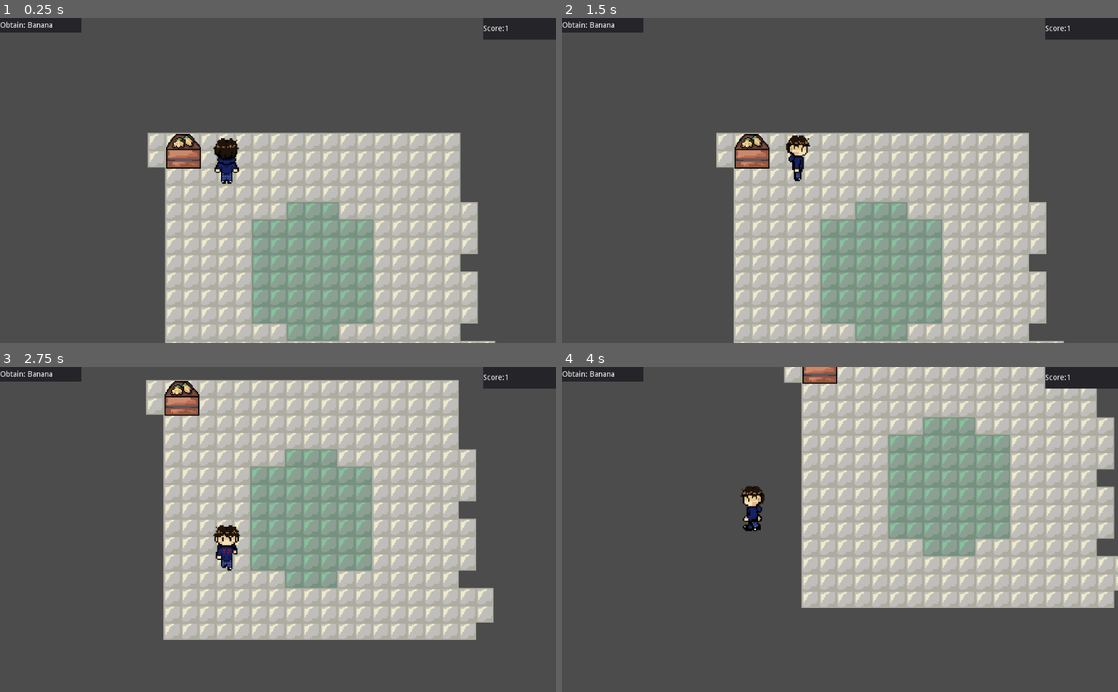
Above: before the commit, frames 1-4 (two rows, left to right).
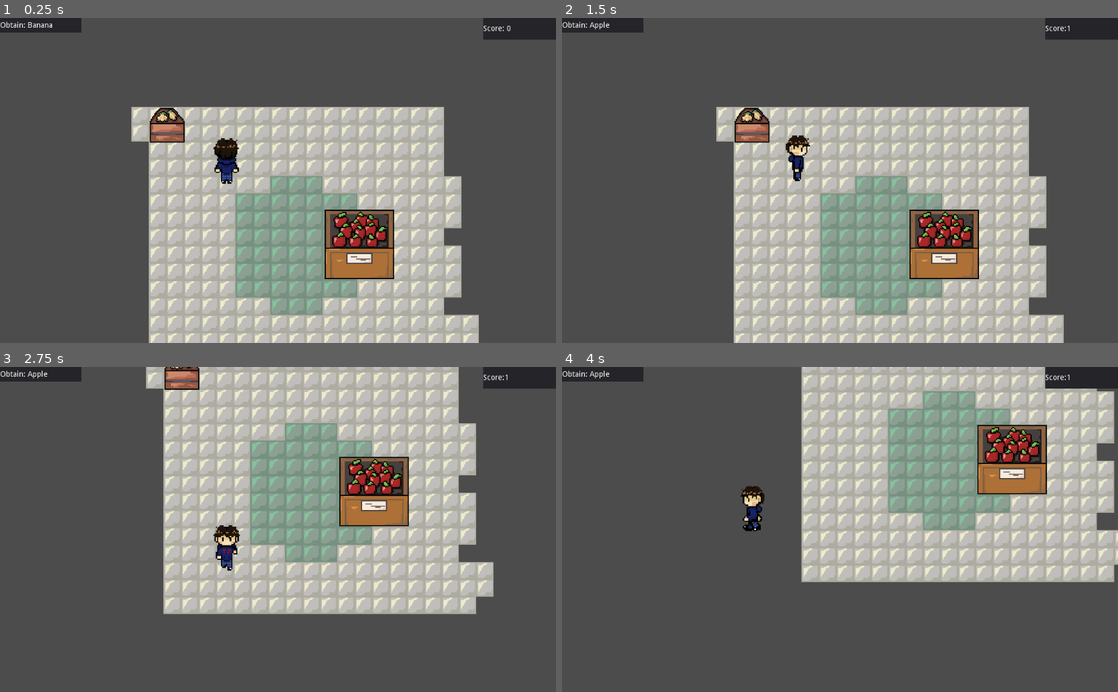
Above: after the commit, the same moments.

Repository: ygda-org/summer23
Game: Godot game, scene res://Areas/Tutorial.tscn
The game is run twice, just before and just after one commit, with the same random seed, the same clock (stepped at 60 frames per second) and the same inputs.
Inputs:
- Up to frame 1 (0.25 s): no input
- Up to frame 2 (1.5 s): tap Enter at 0.5 s; hold A (a) 0.53-1.28 s; tap D (d) at 0.8, 1.35 s
- Up to frame 3 (2.75 s): tap S (s) at 1.55 s; hold S (s) from 2.03 s (still down); tap W (w) at 2.3 s
- Up to frame 4 (4 s): release S (s) at 2.78 s; tap W (w) at 2.85 s; tap A (a) at 3.05 s; hold A (a) from 3.53 s (still down); tap D (d) at 3.8 s

The runs differ from the first frame. In frame 1, 29% of the frame differs, in the area x 23-92%, y 2-100%; in frame 2, 26%; in frame 3, 31%, in the area x 5-89%, y 0-84%; in frame 4, 26%.

Commit message:
template scene for food and randomize next fruit

Diff:
--- a/Areas/Tutorial.tscn
+++ b/Areas/Tutorial.tscn
@@ -1,13 +1,14 @@
-[gd_scene load_steps=4 format=2]
+[gd_scene load_steps=5 format=2]
 
 [ext_resource path="res://Player.tscn" type="PackedScene" id=1]
-[ext_resource path="res://Banana.tscn" type="PackedScene" id=2]
+[ext_resource path="res://food scenes/Banana.tscn" type="PackedScene" id=2]
 [ext_resource path="res://groundTileset.tres" type="TileSet" id=3]
+[ext_resource path="res://food scenes/Apple.tscn" type="PackedScene" id=4]
 
 [node name="Tutorial" type="Node2D"]
 
 [node name="Player" parent="." instance=ExtResource( 1 )]
-position = Vector2( 104, 76 )
+position = Vector2( 119, 100 )
 
 [node name="TileMap" type="TileMap" parent="."]
 z_index = -1
@@ -18,3 +19,6 @@
 
 [node name="Banana" parent="." instance=ExtResource( 2 )]
 position = Vector2( 17, 50 )
+
+[node name="Apple" parent="." instance=ExtResource( 4 )]
+position = Vector2( 194, 159 )
--- a/SelectedFruit.gd
+++ b/SelectedFruit.gd
@@ -1,6 +1,7 @@
 extends Panel
 
 var currentFruit = "Banana"
+var fruitList = ["Apple", "Banana"]
 # Declare member variables here. Examples:
 # var a = 2
 # var b = "text"
@@ -14,6 +15,8 @@
 	return currentFruit
 
 func newFruit():
+	var index = int(randf() * len(fruitList))
+	currentFruit = fruitList[index]
 	$Label.set_text("Obtain: " + currentFruit)
 # Called every frame. 'delta' is the elapsed time since the previous frame.
 #func _process(delta):
--- /dev/null
+++ b/food scenes/Apple.tscn
@@ -0,0 +1,10 @@
+[gd_scene load_steps=3 format=2]
+
+[ext_resource path="res://food scenes/FoodParent.tscn" type="PackedScene" id=1]
+[ext_resource path="res://Assets/apple.png" type="Texture" id=2]
+
+[node name="Apple" instance=ExtResource( 1 )]
+
+[node name="Sprite" type="Sprite" parent="StaticBody2D" index="1"]
+position = Vector2( 0, 1 )
+texture = ExtResource( 2 )
--- a/Banana.tscn
+++ b/food scenes/Banana.tscn
@@ -1,7 +1,7 @@
 [gd_scene load_steps=5 format=2]
 
 [ext_resource path="res://Assets/banana.png" type="Texture" id=1]
-[ext_resource path="res://BananaHitBox.gd" type="Script" id=2]
+[ext_resource path="res://food scenes/BananaHitBox.gd" type="Script" id=2]
 
 [sub_resource type="RectangleShape2D" id=2]
 extents = Vector2( 33, 32 )
--- a/BananaHitBox.gd
+++ b/food scenes/BananaHitBox.gd
@@ -22,3 +22,4 @@
 		if(fruit == get_parent().name):
 			var ScoreText = body.find_node("ScoreText")
 			ScoreText.increaseScore()
+			body.find_node("Objective").newFruit()
--- /dev/null
+++ b/food scenes/FoodParent.tscn
@@ -0,0 +1,27 @@
+[gd_scene load_steps=4 format=2]
+
+[ext_resource path="res://food scenes/BananaHitBox.gd" type="Script" id=1]
+
+[sub_resource type="RectangleShape2D" id=2]
+extents = Vector2( 45.5, 42.5 )
+
+[sub_resource type="RectangleShape2D" id=1]
+extents = Vector2( 32, 32 )
+
+[node name="Banana" type="Node2D"]
+
+[node name="BananaHitBox" type="Area2D" parent="."]
+script = ExtResource( 1 )
+
+[node name="CollisionShape2D" type="CollisionShape2D" parent="BananaHitBox"]
+position = Vector2( -0.5, -1.5 )
+shape = SubResource( 2 )
+
+[node name="StaticBody2D" type="StaticBody2D" parent="."]
+position = Vector2( 0, -1 )
+
+[node name="CollisionShape2D" type="CollisionShape2D" parent="StaticBody2D"]
+position = Vector2( 0, 1 )
+shape = SubResource( 1 )
+
+[connection signal="body_entered" from="BananaHitBox" to="BananaHitBox" method="_on_BananaHitBox_body_entered"]
Binary file added: Assets/apple.png
Not shown, added: Assets/apple.png.import
